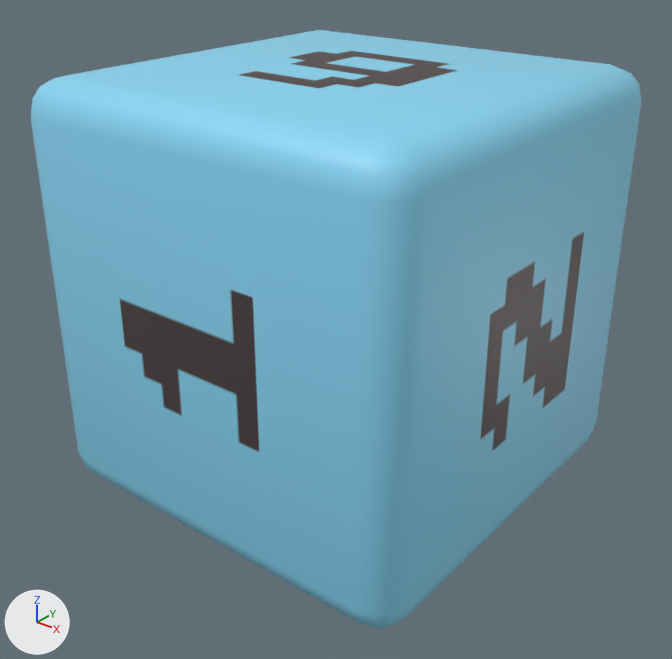
Renders of the Blender file GMTK Game Jam 2022/Assets/Models/Pip/pip.blend from each side of a commit.
Rendered twice from a 50 mm lens placed at (2.55, -3.25, 1.75), pointed at (0.03, -0.1, -0.2). The axes (+X, +Y, +Z) are drawn at lower left. The lights are the same throughout.

Objects in the first picture: 'Dice'.
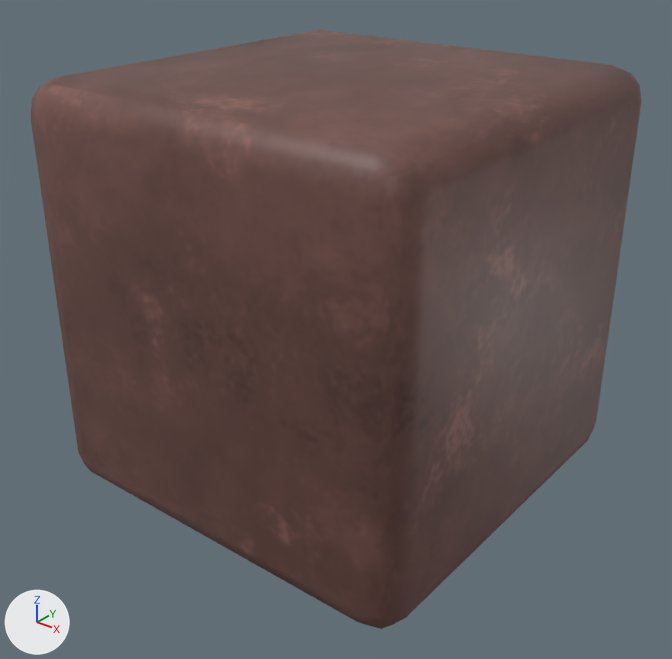
Location of each change, [x1, y1, x2, y2] in pixels of the pictures (672 x 659 px):
'Dice', surface changed (cyan to brown): [31, 30, 642, 629] in both

The change, as a diff of the scene's bpy script:
```diff
--- a/GMTK Game Jam 2022/Assets/Models/Pip/pip.blend.py
+++ b/GMTK Game Jam 2022/Assets/Models/Pip/pip.blend.py
@@ img_earth_png @@
+img_earth_png = load_image('Earth.png', 'Earth.png', 1085, 1024, 'sRGB')
@@ mat_material_003 @@
 mat_material_003 = principled_material('Material.003')
-mat_material_003.texture = img_pip_png
+mat_material_003.texture = img_earth_png
```
